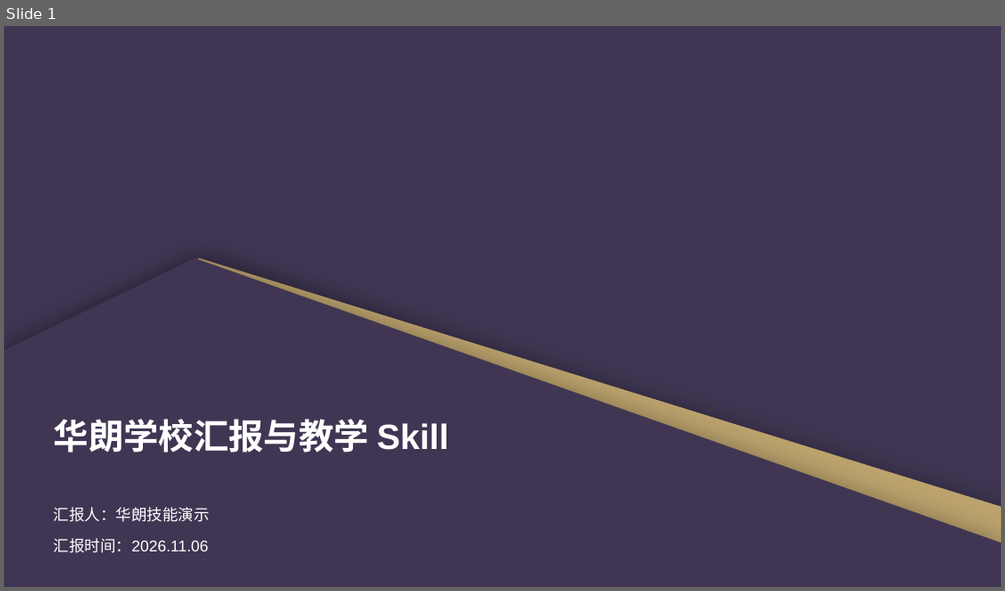
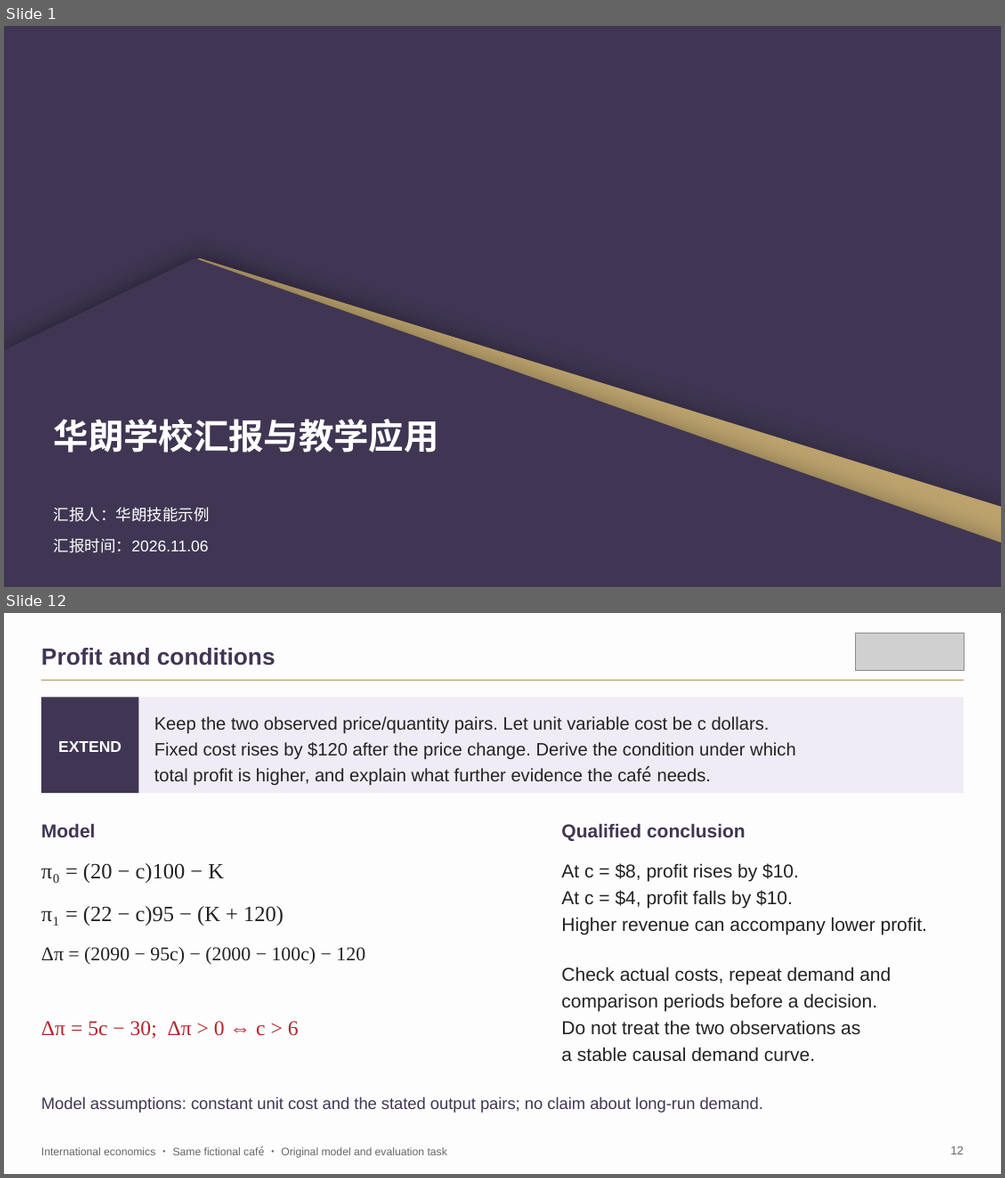
Before and after one commit to 2503668375-boop/hualang-ppt-skill, a slide deck: artifact-template-hualang-school/assets/scene-examples.pptx. Shown one above the other, each under a label of ours: slide 1 before the commit, slides 1 and 12 after it; the slides between them are not shown. The pictures are 1005x591 and 1005x1178 pixels, drawn with LibreOffice and Linux fonts; fonts in the diff are those of the drawing; grey boxes stand for pictures; background and template pictures are left out. Boxes give left, top, right and bottom in pixels: in the first picture for what was removed or moved away, otherwise in the second. Text is boxed around its words. In the diff, an @@ line names an element or a change of style, - is before the commit and + after.

Commit message:
完善华朗V8组件排版、教学深度、内容审查与辅助动画

```diff
--- a/artifact-template-hualang-school/assets/scene-examples.pptx
+++ b/artifact-template-hualang-school/assets/scene-examples.pptx
@@ slide 12 added at box(4, 613, 1001, 1174), background #FDFDFE @@
@@ picture added at box(856, 633, 964, 670) @@
@@ text added at box(41, 648, 275, 666), 22.5 pt, text #403653, bold @@
+Profit and conditions
@@ line added from (41, 681) to (963, 681), #BCA36D 1.05 pt @@
@@ rectangle added at box(41, 697, 963, 793), fill #F0ECF5 @@
@@ rectangle added at box(41, 697, 138, 793), fill #403653 @@
@@ text added at box(154, 716, 796, 785), 17.2 pt, text #222222 @@
+Keep the two observed price/quantity pairs. Let unit variable cost be c dollars.
+Fixed cost rises by $120 after the price change. Derive the condition under which
+total profit is higher, and explain what further evidence the café needs.
@@ text added at box(58, 741, 121, 752), 15 pt, text #FFFFFF, bold @@
+EXTEND
@@ text added at box(41, 823, 96, 837), 18 pt, text #403653, bold @@
+Model
@@ text added at box(561, 823, 745, 841), 18 pt, text #403653, bold @@
+Qualified conclusion
@@ text added at box(41, 863, 224, 883), 21 pt, text #222222 @@
+π₀ = (20 − c)100 − K
@@ text added at box(561, 863, 927, 1061), 18 pt, text #222222 @@
+At c = $8, profit rises by $10.
+At c = $4, profit falls by $10.
+Higher revenue can accompany lower profit.
+Check actual costs, repeat demand and
+comparison periods before a decision.
+Do not treat the two observations as
+a stable causal demand curve.
@@ text added at box(41, 906, 283, 925), 21 pt, text #222222 @@
+π₁ = (22 − c)95 − (K + 120)
@@ text added at box(41, 947, 365, 965), 18.8 pt, text #222222 @@
+Δπ = (2090 − 95c) − (2000 − 100c) − 120
@@ text added at box(41, 1021, 299, 1038), 20.2 pt, text #B4232C @@
+Δπ = 5c − 30; Δπ > 0 ⇔ c > 6
@@ text added at box(41, 1096, 763, 1112), 15.8 pt, text #403653 @@
+Model assumptions: constant unit cost and the stated output pairs; no claim about long-run demand.
@@ text added at box(41, 1146, 447, 1158), 10.5 pt, text #666666 @@
+International economics · Same fictional café · Original model and evaluation task
@@ text added at box(950, 1146, 963, 1154), 11.2 pt, text #666666 @@
+12
@@ slide 1 changed as well @@
@@ text at box(54, 418, 439, 452): text changed @@
-华朗学校汇报与教学 Skill
+华朗学校汇报与教学应用
@@ text at box(54, 507, 210, 522): text changed @@
-汇报人：华朗技能演示
+汇报人：华朗技能示例
```
Also in this commit, not shown: 2 other slides changed, 12 other slides added, 23 slides removed, 47 other files.
